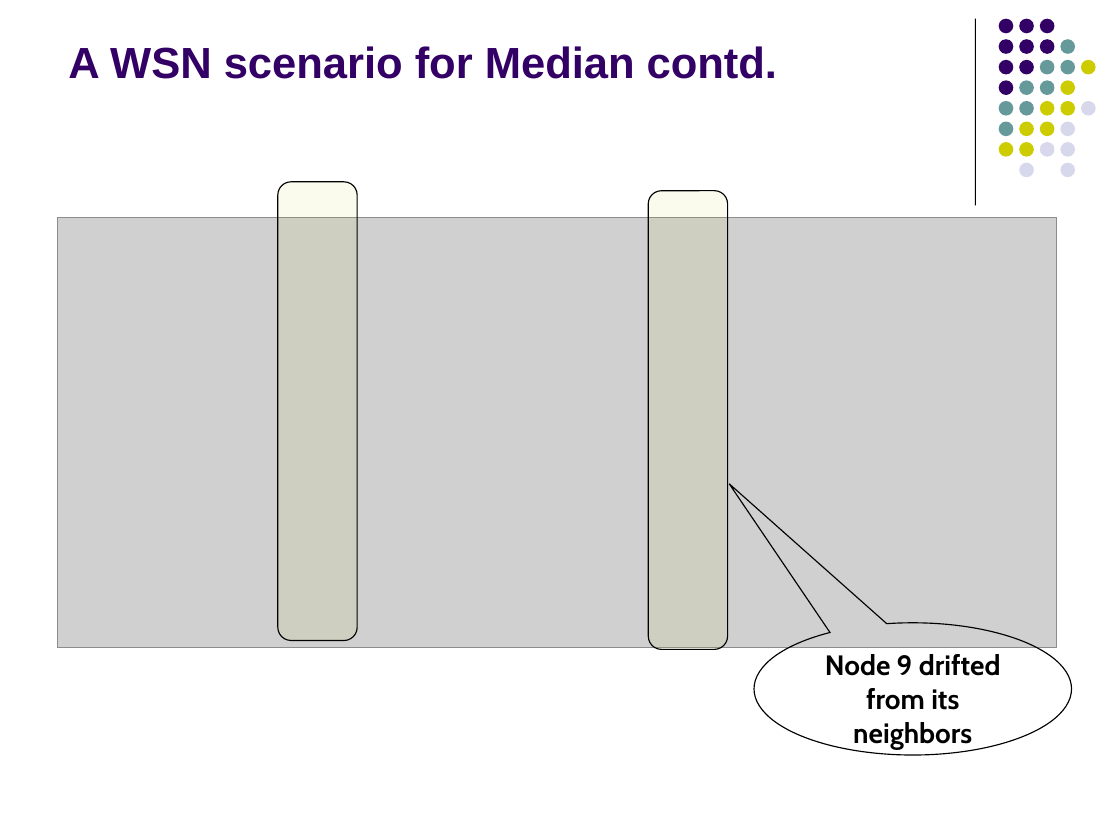
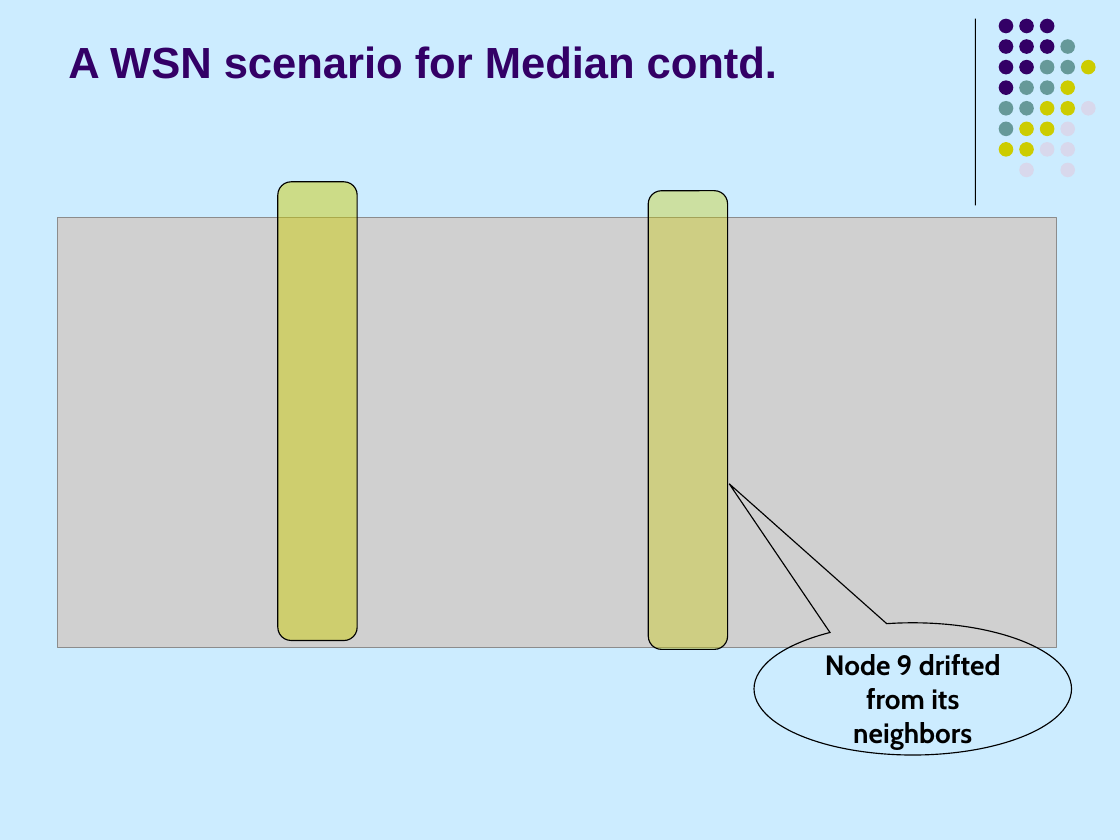
Before and after one commit to fasalex/symposium, a slide deck: slide 22 of Presentation.ppt (slide 21 before the commit). Drawn at 1120x840 pixels with LibreOffice and Linux fonts; fonts in the diff are those of the drawing; grey boxes stand for pictures. Boxes give left, top, right and bottom in pixels: in the first picture for what was removed or moved away, otherwise in the second. Text is boxed around its words. In the diff, an @@ line names an element or a change of style, - is before the commit and + after.

```diff
--- a/Presentation.ppt
+++ b/Presentation.ppt
@@ background #FFFFFF to #CCECFF @@
@@ freeform shape at [278, 181, 357, 641]: fill #CCCC00 at 7% opacity to #CCCC00 at 47% opacity @@
@@ freeform shape at [648, 190, 728, 650]: fill #CCCC00 at 7% opacity to #CCCC00 at 37% opacity @@
```
Also in this commit, not shown: 41 other slides changed, 1 slide added, 17 other files.
